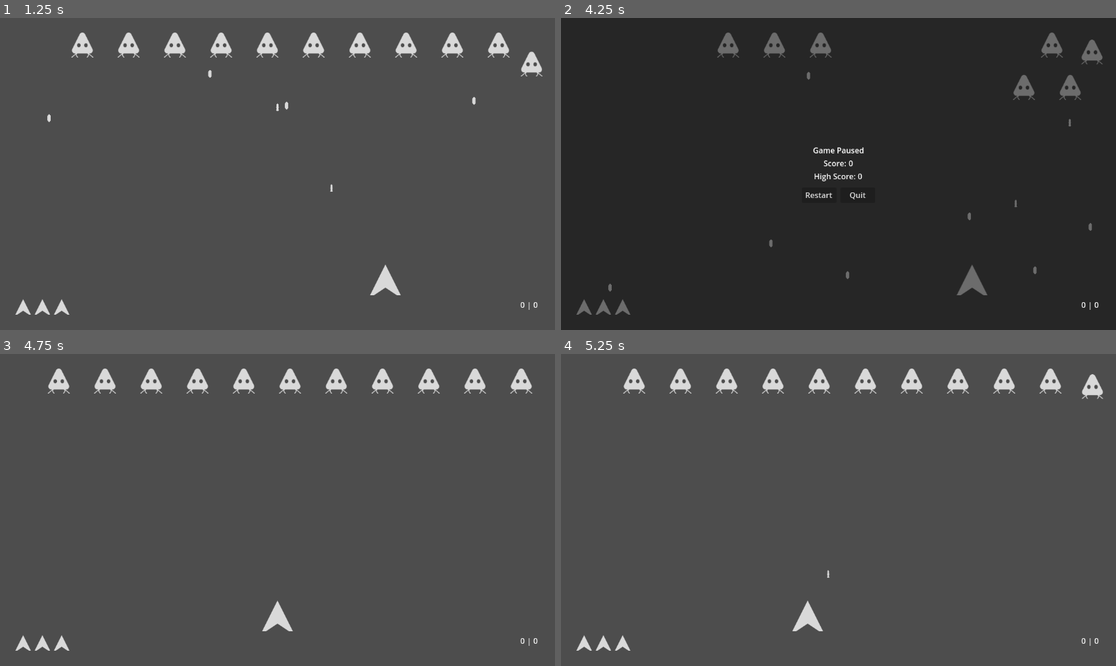
Above: before the commit, frames 1-4 (two rows, left to right).
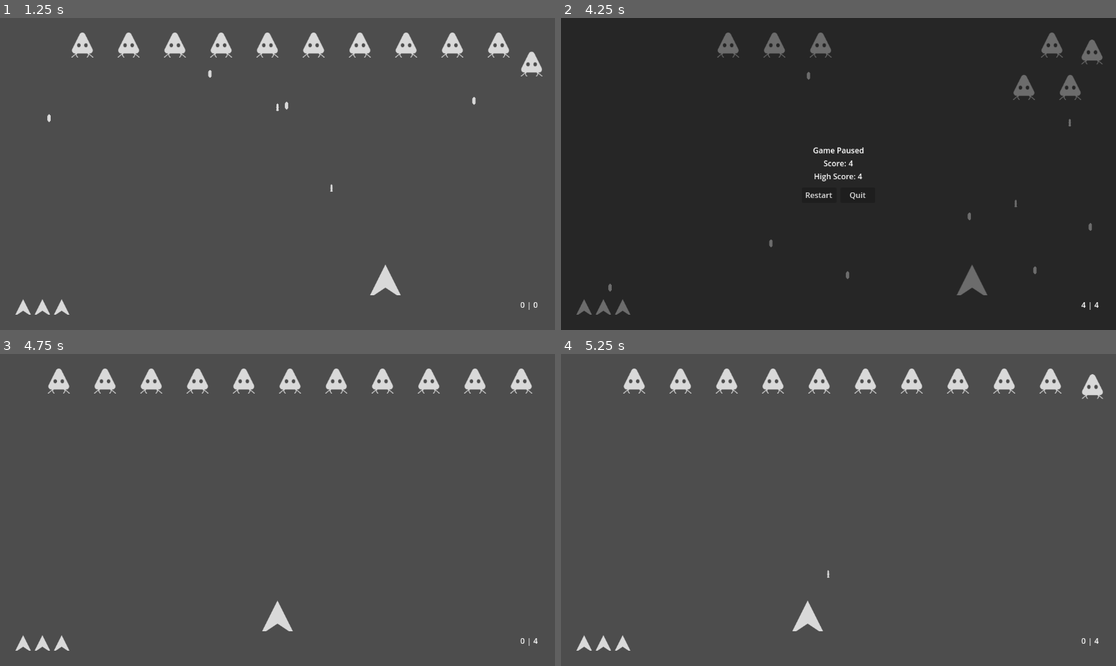
Above: after the commit, the same moments.

Repository: DevlinRocha/space-invaders
Game: Godot game, scene res://scenes/main.tscn
The game is run twice, just before and just after one commit, with the same random seed, the same clock (stepped at 60 frames per second) and the same inputs.
Inputs:
- Up to frame 1 (1.25 s): hold D (right) from 0.53 s (still down); hold Space (shoot) from 0.53 s (still down)
- Up to frame 2 (4.25 s): release D (right) at 1.28 s; release Space (shoot) at 1.28 s; hold A (left) 1.28-2.03 s; tap Space (shoot) at 1.35, 2.85 s; hold Space (shoot) 2.03-2.78 s; hold D (right) 2.03-3.53 s; hold A (left) from 3.53 s (still down); hold Space (shoot) from 3.53 s (still down); tap Escape (pause) at 4.15 s
- Up to frame 3 (4.75 s): release A (left) at 4.25 s; release Space (shoot) at 4.25 s; click "Restart" at 4.25 s
- Up to frame 4 (5.25 s): hold A (left) from 5.03 s (still down); tap Space (shoot) at 5.1 s

Frame 1 is identical in both runs. In frame 2, less than 0.1% of the frame differs, in the area x 51-97%, y 45-93%; in frame 3, less than 0.1%; in frame 4, less than 0.1%.

Commit message:
start a new level when all enemies have been cleared

Diff:
--- a/scenes/enemy.tscn
+++ b/scenes/enemy.tscn
@@ -4,7 +4,7 @@
 [ext_resource type="Script" path="res://scripts/enemy.gd" id="1_apmx4"]
 [ext_resource type="PackedScene" uid="uid://g0fqpahubu7b" path="res://scenes/bomb_launcher.tscn" id="3_odgyw"]
 
-[node name="Enemy" type="CharacterBody2D"]
+[node name="Enemy" type="CharacterBody2D" groups=["enemies"]]
 collision_layer = 2
 collision_mask = 25
 script = ExtResource("1_apmx4")
--- a/scripts/enemy.gd
+++ b/scripts/enemy.gd
@@ -12,6 +12,9 @@
 
 
 var direction := Direction.RIGHT
+
+
+signal enemy_hit
 
 
 enum Direction { LEFT, RIGHT }
--- a/scripts/main.gd
+++ b/scripts/main.gd
@@ -8,6 +8,9 @@
 @onready var pause_high_score: Label = %PauseHighScore
 
 
+var current_score: int : set = set_score
+
+
 func _ready() -> void:
 	if not pause_menu.game_restart.is_connected(restart):
 		pause_menu.game_restart.connect(restart)
@@ -15,30 +18,48 @@
 
 
 func _on_enemy_hit() -> void:
-	#TODO: increment score on enemy hit
-	print("hit enemy")
+	set_score(current_score + 1)
+
+	for child in get_children():
+		if child.is_in_group("enemies"):
+			return
+	new_level()
+
+
+func set_score(value: int) -> void:
+	current_score = value
+	var new_score := str(current_score)
+	score.text = new_score
+	pause_score.text = new_score
+	if current_score > int(high_score.text):
+		high_score.text = new_score
+		pause_high_score.text = new_score
 
 
 func restart() -> void:
+	set_score(0)
+
 	for child in get_children():
 		if child is Player or child is Enemy or child is Rocket or child is Bomb:
 			child.queue_free()
-
-	score.text = "0"
-	pause_score.text = "0"
 
 	const PLAYER := preload("res://scenes/player.tscn")
 	var new_player := PLAYER.instantiate()
 	new_player.global_position = Vector2(576, 544)
 	add_child(new_player)
 
+	new_level()
+
+	pause_menu.visible = false
+	get_tree().paused = false
+
+
+func new_level() -> void:
 	const ENEMY := preload("res://scenes/enemy.tscn")
 	for i in 11:
 		var new_enemy := ENEMY.instantiate()
 		var x := 96 * (i + 1)
 		var y := 56
 		new_enemy.global_position = Vector2(x, y)
+		new_enemy.enemy_hit.connect(_on_enemy_hit)
 		add_child(new_enemy)
-
-	pause_menu.visible = false
-	get_tree().paused = false
--- a/scripts/rocket.gd
+++ b/scripts/rocket.gd
@@ -3,9 +3,6 @@
 
 
 const SPEED := 8
-
-
-signal enemy_hit
 
 
 func _ready() -> void:
@@ -17,7 +14,8 @@
 	if body is Enemy:
 		body.queue_free()
 		queue_free()
-		enemy_hit.emit()
+		await body.tree_exited
+		body.enemy_hit.emit()
 
 
 func _on_area_entered(area: Area2D) -> void:
